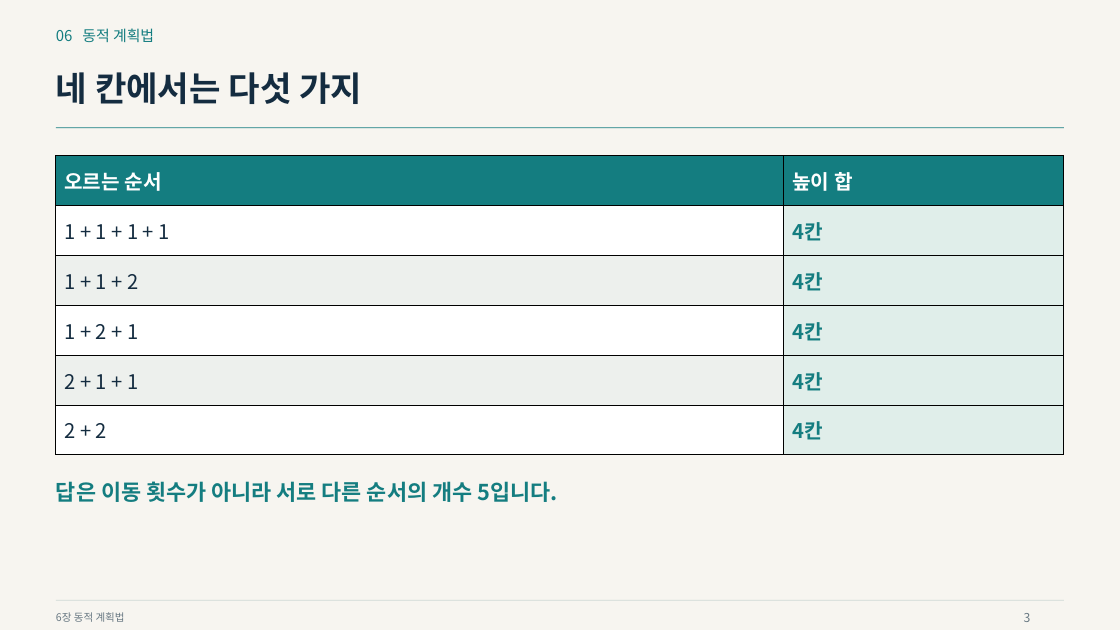
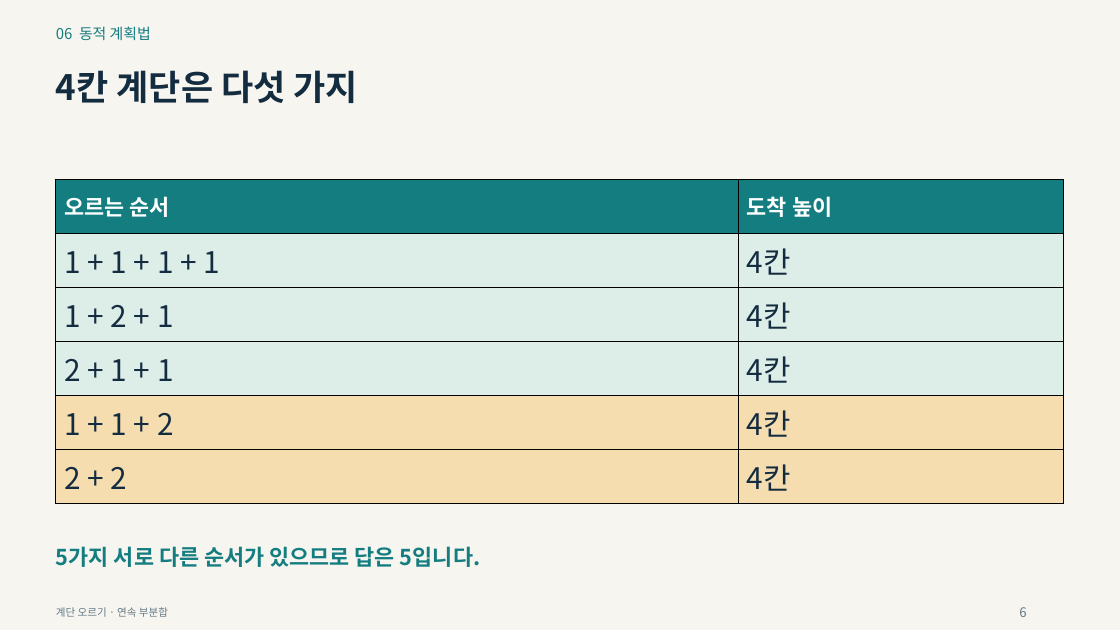
Before and after one commit to Sangdon-Park/Sangdon-Park.github.io, a slide deck: slide 6 of data/알고리즘/6장_동적_계획법.pptx (slide 3 before the commit). Drawn at 1120x630 pixels with LibreOffice and Linux fonts; fonts in the diff are those of the drawing. Boxes give left, top, right and bottom in pixels: in the first picture for what was removed or moved away, otherwise in the second. Text is boxed around its words. In the diff, an @@ line names an element or a change of style, - is before the commit and + after.

```diff
--- a/data/알고리즘/6장_동적_계획법.pptx
+++ b/data/알고리즘/6장_동적_계획법.pptx
@@ text "06 동적 계획법" at (x1=56, y1=26, x2=151, y2=40): line spacing 1.12 to 1.1 @@
@@ text at (x1=56, y1=70, x2=357, y2=103): text changed; size 29.2 to 30 pt @@
-네 칸에서는 다섯 가지
+4칸 계단은 다섯 가지
@@ line removed from (56, 128) to (1065, 128) @@
@@ table at (x1=56, y1=180, x2=1065, y2=503) @@
-row 1, column 2: 높이 합
+row 1, column 2: 도착 높이
-row 3: 1 + 1 + 2 | 4칸
+row 5: 1 + 1 + 2 | 4칸
@@ fill #FFFFFF to #DDEDE8 in 2 cells @@
@@ fill #E0EEEA to #DDEDE8 in 3 cells @@
@@ fill #EDF0ED to #DDEDE8 in row 3, column 1 @@
@@ fill #EDF0ED to #F6DDAF in row 5, column 1 @@
@@ fill #E0EEEA to #F6DDAF in 2 cells @@
@@ fill #FFFFFF to #F6DDAF in row 6, column 1 @@
@@ size 17.2 to 18.8 pt in "오르는 순서" @@
@@ size 17.2 to 25.5 pt in "1 + 1 + 1 + 1", "4칸", "4칸", "4칸" and 3 more places @@
@@ text colour #147D80 to #142C40, bold off in "4칸", "4칸", "4칸", "4칸" and 1 more places @@
@@ table resized from (x1=56, y1=155, x2=1065, y2=455) to (x1=56, y1=180, x2=1065, y2=503) @@
@@ text at (x1=56, y1=546, x2=480, y2=567): text changed @@
-답은 이동 횟수가 아니라 서로 다른 순서의 개수 5입니다.
+5가지 서로 다른 순서가 있으므로 답은 5입니다.
@@ line removed from (56, 601) to (1065, 601) @@
@@ text removed at (x1=56, y1=612, x2=125, y2=622) @@
-6장 동적 계획법
@@ text added at (x1=56, y1=607, x2=168, y2=617), 9 pt, text #637985 @@
+계단 오르기 · 연속 부분합
@@ text added at (x1=1019, y1=607, x2=1026, y2=617), 11.2 pt, text #637985 @@
+6
@@ text removed at (x1=1024, y1=613, x2=1031, y2=622) @@
-3
```
Also in this commit, not shown: 9 other slides changed, 49 slides added, 35 slides removed, 12 other files.
